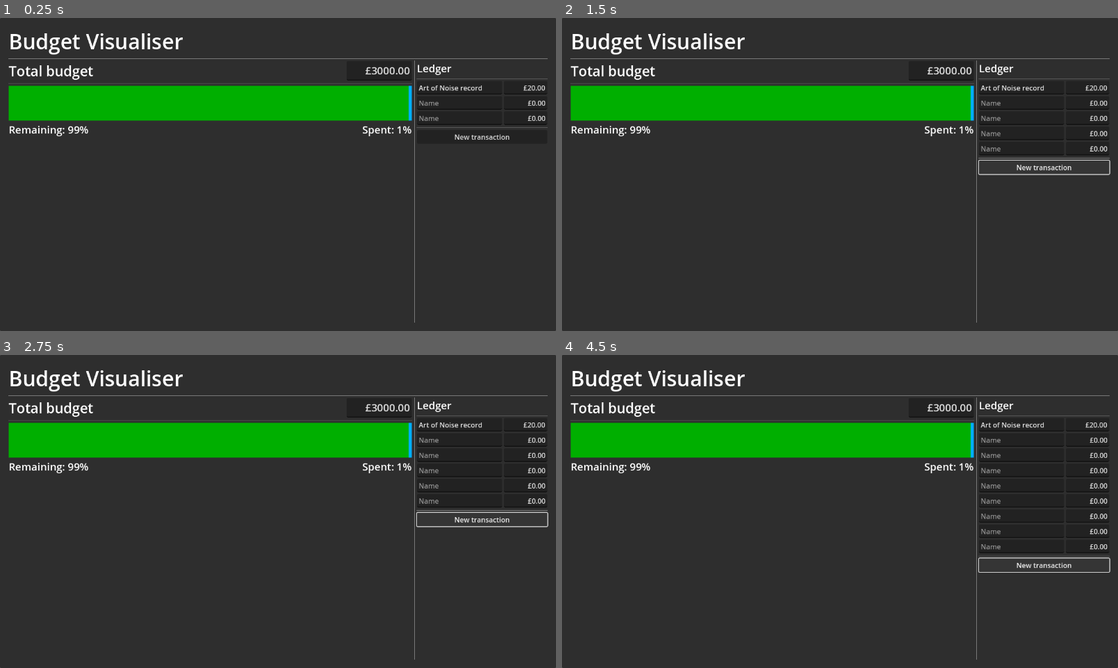
Above: before the commit, frames 1-4 (two rows, left to right).
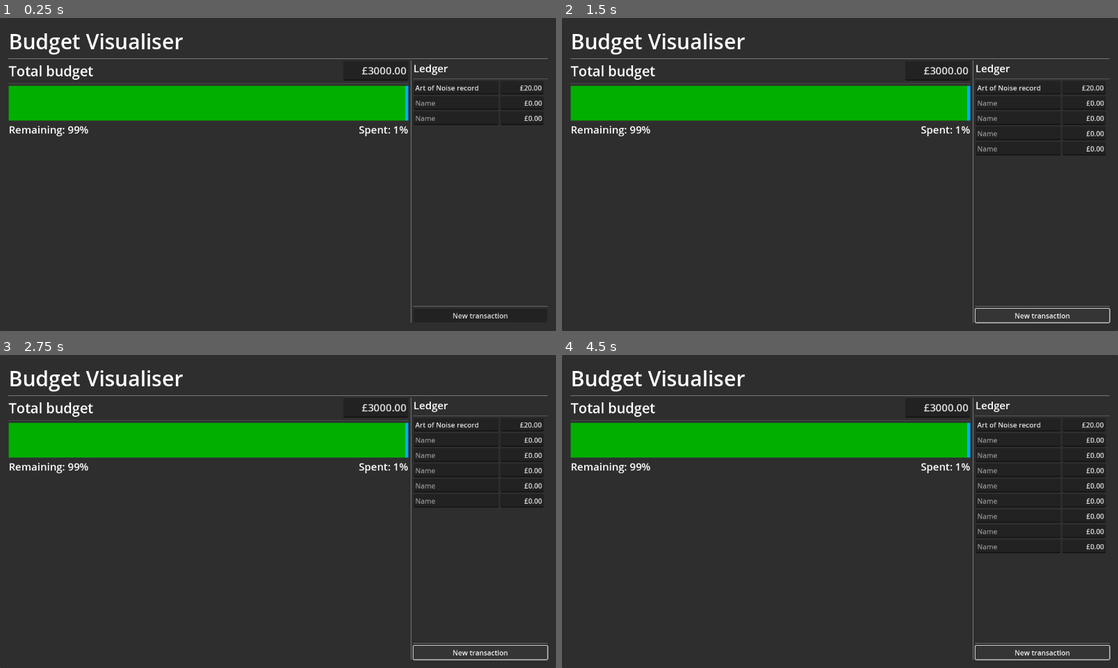
Above: after the commit, the same moments.

Repository: phrasmotica/budget-visualiser
Game: Godot game, scene res://app.tscn
Same seed, same stepped clock (60 frames per second), same inputs: the game is played once before the commit and once after it.
Inputs:
- Up to frame 1 (0.25 s): no input
- Up to frame 2 (1.5 s): click "New transaction" at 0.5 s; click "New transaction" at 1.25 s
- Up to frame 3 (2.75 s): click "New transaction" at 2 s
- Up to frame 4 (4.5 s): tap Enter at 2.75, 4.25 s; tap Alt (ledger_delete_mode) at 2.85, 3.6, 4.35 s; tap Space at 3.5 s

The runs differ from the first frame. In frame 1, 1.3% of the frame differs, in the area x 61-99%, y 13-98%; in frame 2, 1.9%; in frame 3, 2.0%; in frame 4, 2.2%.

Commit message:
Add scroll bar to list of transactions

Diff:
--- a/scenes/ledger_panel.tscn
+++ b/scenes/ledger_panel.tscn
@@ -24,8 +24,10 @@
 amount = 0.0
 
 [node name="LedgerPanel" type="MarginContainer" node_paths=PackedStringArray("transaction_inputs")]
+offset_right = 308.0
+offset_bottom = 424.0
 script = ExtResource("1_6ty6e")
-transaction_inputs = [NodePath("VBoxContainer/TransactionInputContainer/TransactionInput0"), NodePath("VBoxContainer/TransactionInputContainer/TransactionInput1"), NodePath("VBoxContainer/TransactionInputContainer/TransactionInput2")]
+transaction_inputs = [NodePath("VBoxContainer/ScrollContainer/TransactionInputContainer/TransactionInput0"), NodePath("VBoxContainer/ScrollContainer/TransactionInputContainer/TransactionInput1"), NodePath("VBoxContainer/ScrollContainer/TransactionInputContainer/TransactionInput2")]
 
 [node name="VBoxContainer" type="VBoxContainer" parent="."]
 layout_mode = 2
@@ -38,20 +40,27 @@
 [node name="HSeparator" type="HSeparator" parent="VBoxContainer"]
 layout_mode = 2
 
-[node name="TransactionInputContainer" type="VBoxContainer" parent="VBoxContainer"]
+[node name="ScrollContainer" type="ScrollContainer" parent="VBoxContainer"]
+custom_minimum_size = Vector2(300, 200)
+layout_mode = 2
+size_flags_vertical = 3
+follow_focus = true
+horizontal_scroll_mode = 0
+
+[node name="TransactionInputContainer" type="VBoxContainer" parent="VBoxContainer/ScrollContainer"]
 unique_name_in_owner = true
 layout_mode = 2
 size_flags_vertical = 3
 
-[node name="TransactionInput0" parent="VBoxContainer/TransactionInputContainer" instance=ExtResource("1_sx4ef")]
+[node name="TransactionInput0" parent="VBoxContainer/ScrollContainer/TransactionInputContainer" instance=ExtResource("1_sx4ef")]
 layout_mode = 2
-transaction = SubResource("Resource_w2qce")
+transaction = SubResource("Resource_1dyfo")
 
-[node name="TransactionInput1" parent="VBoxContainer/TransactionInputContainer" instance=ExtResource("1_sx4ef")]
+[node name="TransactionInput1" parent="VBoxContainer/ScrollContainer/TransactionInputContainer" instance=ExtResource("1_sx4ef")]
 layout_mode = 2
 transaction = SubResource("Resource_0w5g8")
 
-[node name="TransactionInput2" parent="VBoxContainer/TransactionInputContainer" instance=ExtResource("1_sx4ef")]
+[node name="TransactionInput2" parent="VBoxContainer/ScrollContainer/TransactionInputContainer" instance=ExtResource("1_sx4ef")]
 layout_mode = 2
 transaction = SubResource("Resource_mkuuf")
 
--- a/scenes/ui.tscn
+++ b/scenes/ui.tscn
@@ -40,6 +40,5 @@
 [node name="LedgerPanel" parent="MarginContainer/VBoxContainer/HBoxContainer" instance=ExtResource("1_tkijw")]
 custom_minimum_size = Vector2(300, 0)
 layout_mode = 2
-size_flags_vertical = 0
 
 [connection signal="transactions_changed" from="MarginContainer/VBoxContainer/HBoxContainer/LedgerPanel" to="MarginContainer/VBoxContainer/HBoxContainer/BudgetPanel" method="_on_ledger_panel_transactions_changed"]
Not shown: 1 places in scenes/ledger_panel.tscn that only renumber resources
